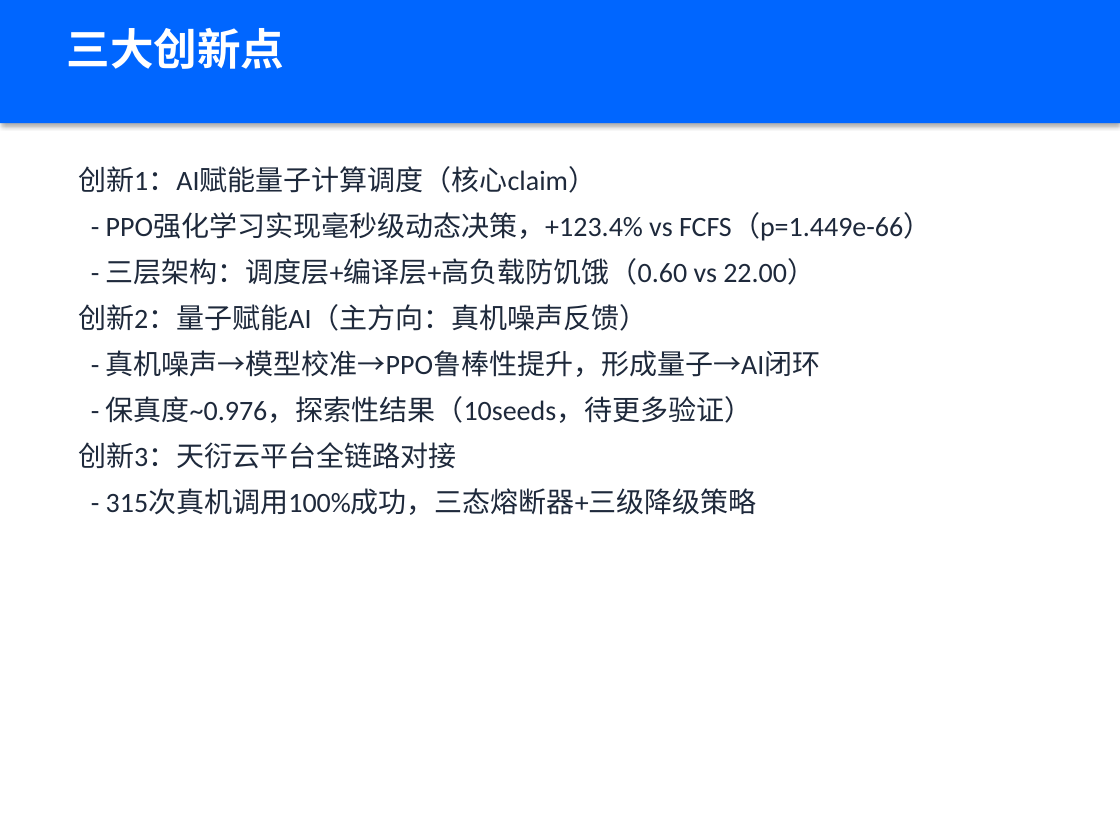
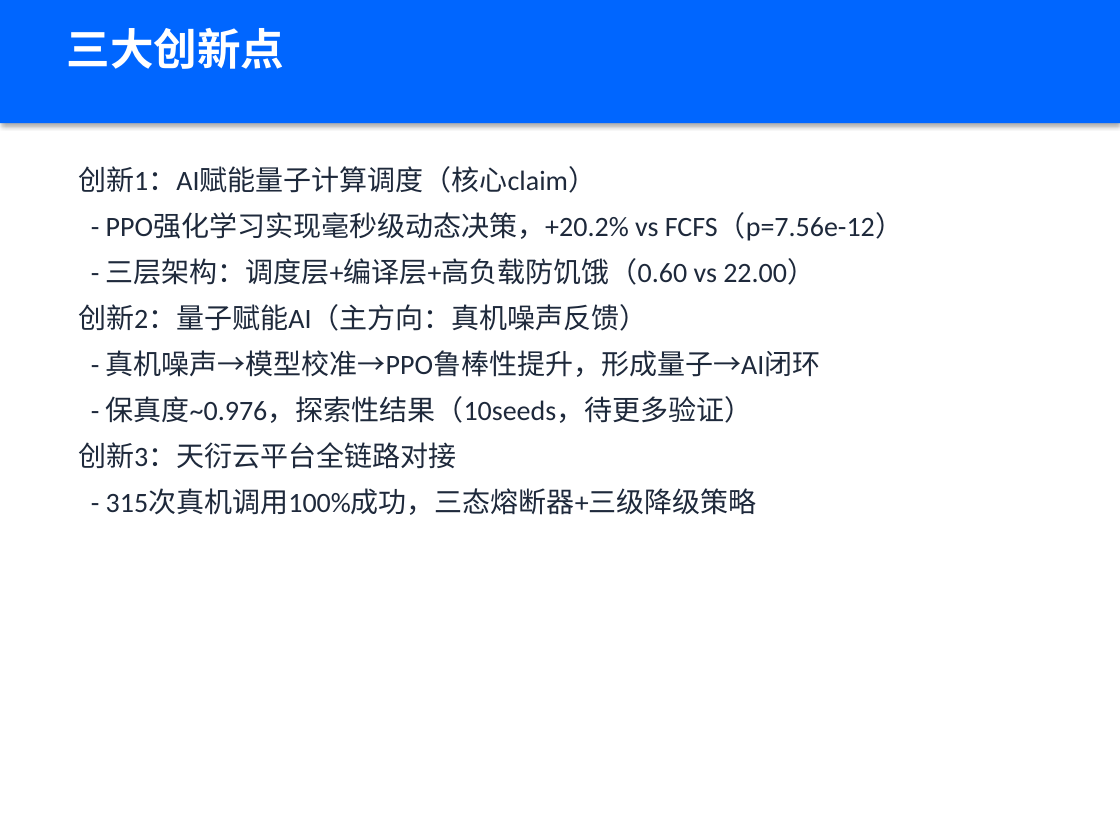
Before and after one commit to xiabai2008/quantum-rl-scheduler, a slide deck: slide 14 of deliverable_models/答辩PPT.pptx. Drawn at 1120x840 pixels with LibreOffice and Linux fonts; fonts in the diff are those of the drawing. Boxes give left, top, right and bottom in pixels: in the first picture for what was removed or moved away, otherwise in the second. Text is boxed around its words. In the diff, an @@ line names an element or a change of style, - is before the commit and + after.

```diff
--- a/deliverable_models/答辩PPT.pptx
+++ b/deliverable_models/答辩PPT.pptx
@@ text at bbox=[106, 213, 903, 241]: text changed @@
-- PPO强化学习实现毫秒级动态决策，+123.4% vs FCFS（p=1.449e-66）
+- PPO强化学习实现毫秒级动态决策，+20.2% vs FCFS（p=7.56e-12）
```
Also in this commit, not shown: 7 other slides changed, 1 slide removed, 2 other files.
